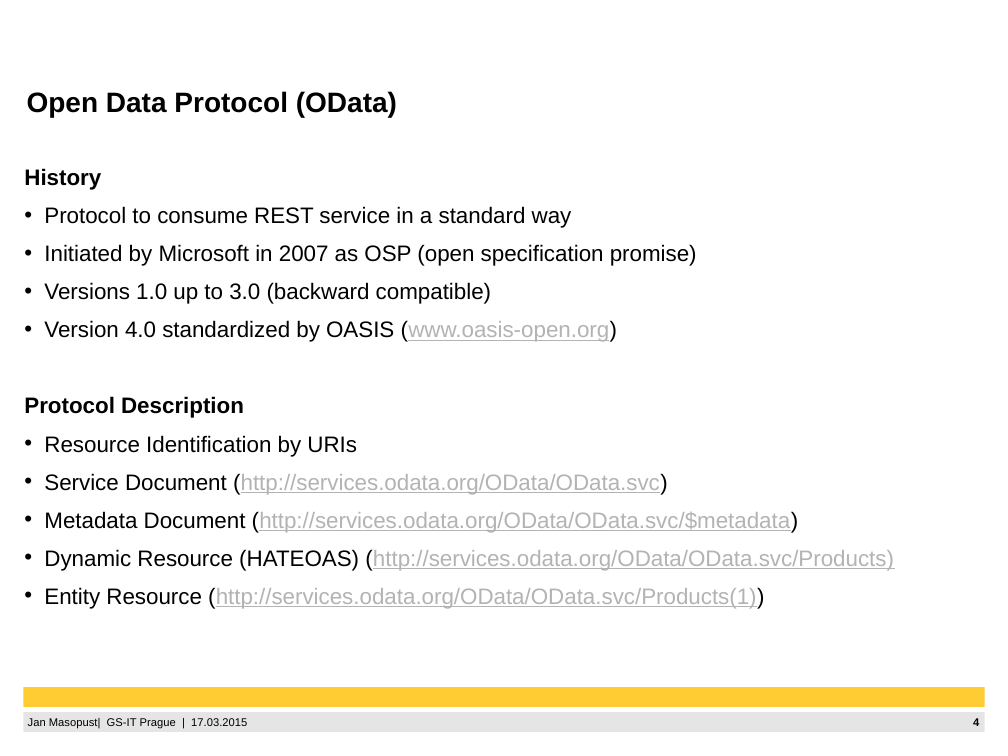
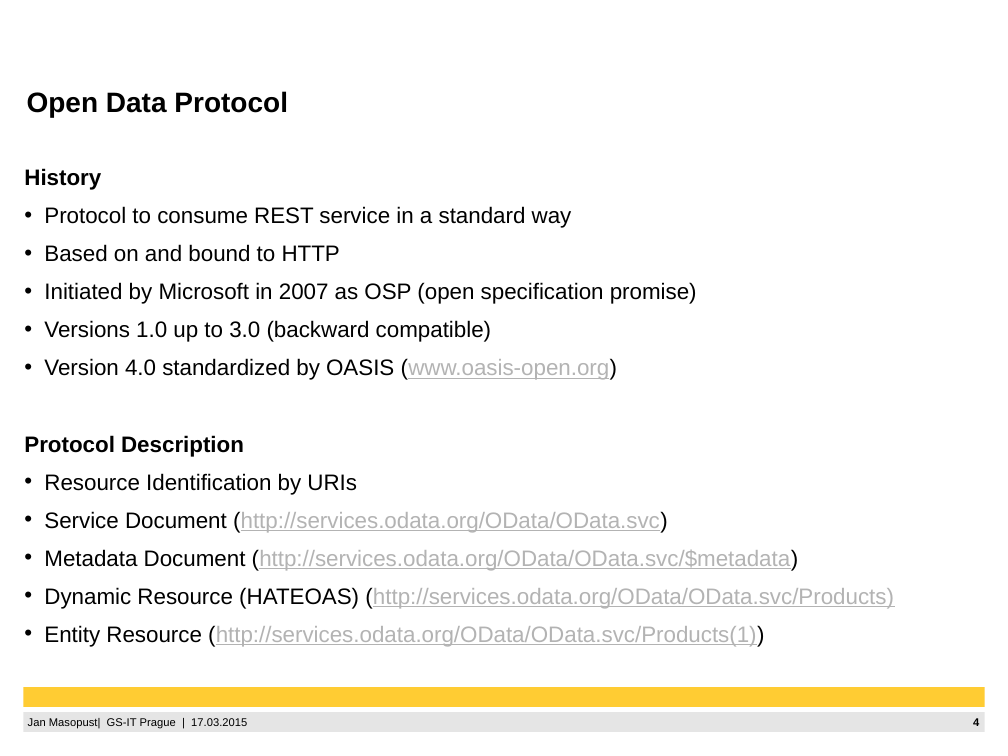
Before and after one commit to janmas/CobaSportsDemo, a slide deck: slide 4 of OData.pptx. Drawn at 1008x756 pixels with LibreOffice and Linux fonts; fonts in the diff are those of the drawing; background and template pictures are left out. Boxes give left, top, right and bottom in pixels: in the first picture for what was removed or moved away, otherwise in the second. Text is boxed around its words. In the diff, an @@ line names an element or a change of style, - is before the commit and + after.

```diff
--- a/OData.pptx
+++ b/OData.pptx
@@ title at <box>27,91,288,117</box>: text changed @@
-Open Data Protocol (OData)
+Open Data Protocol
@@ text at <box>44,244,340,262</box>: paragraph added @@
+• Based on and bound to HTTP
```
Also in this commit, not shown: 4 other slides changed, 3 slides added.
